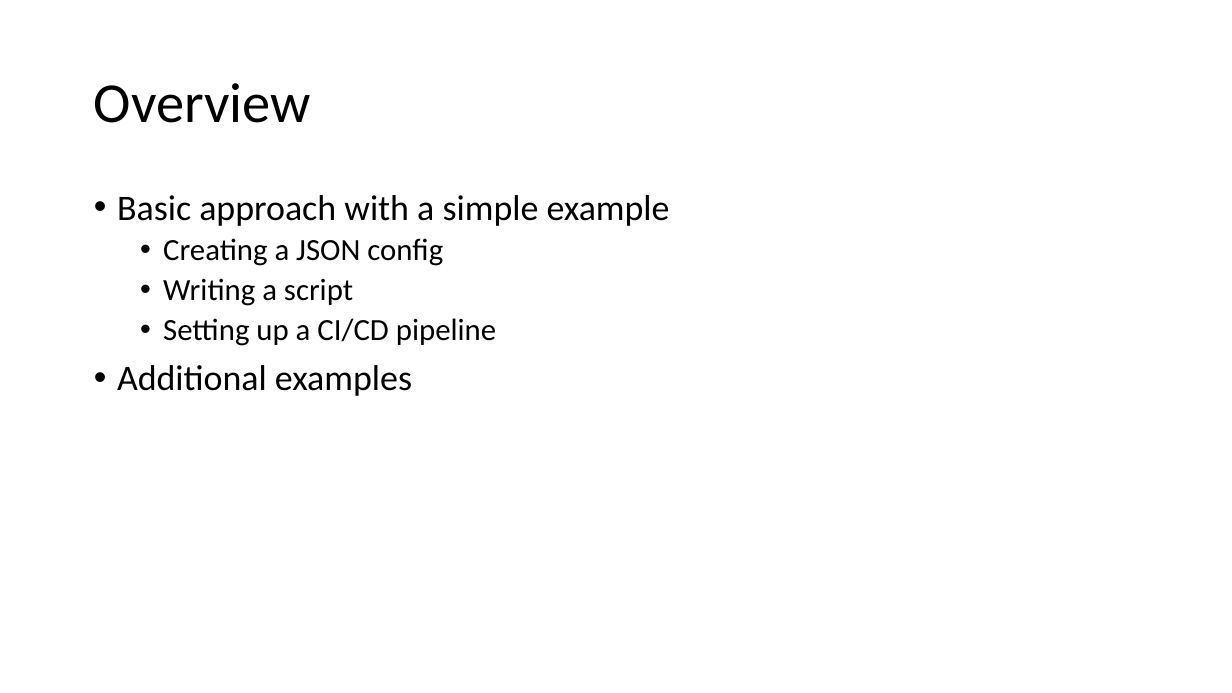
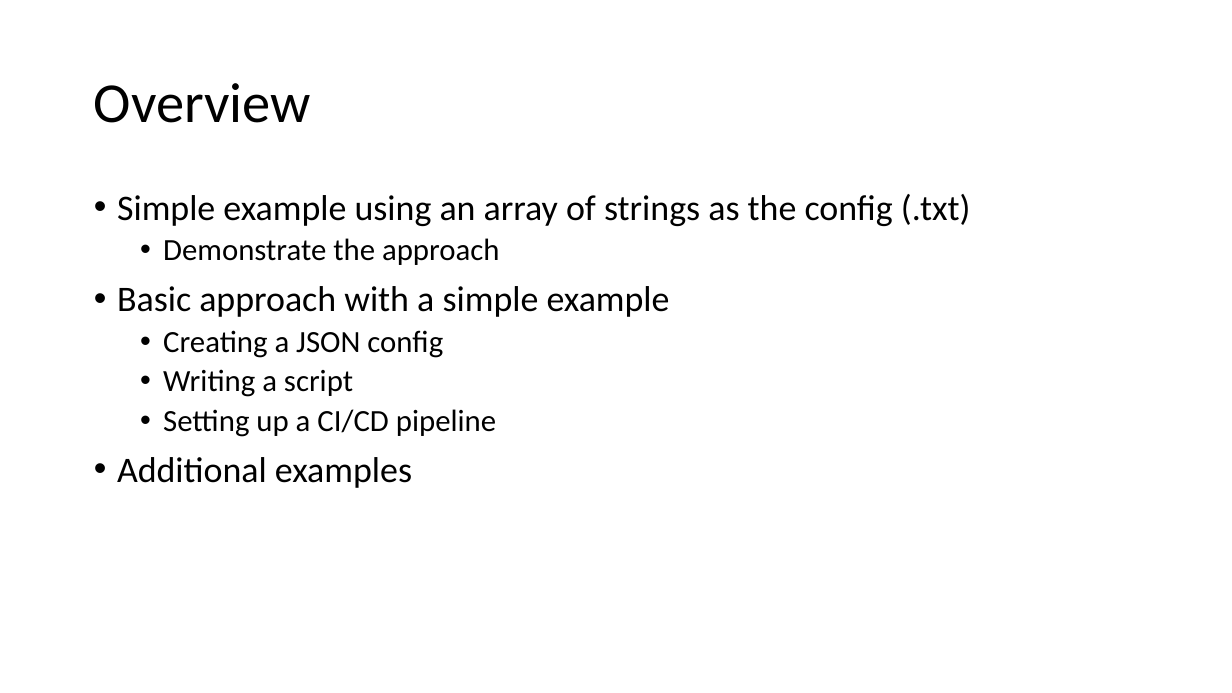
Before and after one commit to ThePoShWolf/Sessions, a slide deck: slide 6 of 2022-04-26 - aC the world! As Code for Anything/PowerShell Summit 2022 - aC the World!.pptx. Drawn at 1232x693 pixels with LibreOffice and Linux fonts; fonts in the diff are those of the drawing; background and template pictures are left out. Boxes give left, top, right and bottom in pixels: in the first picture for what was removed or moved away, otherwise in the second. Text is boxed around its words. In the diff, an @@ line names an element or a change of style, - is before the commit and + after.

Commit message:
updating overview

```diff
--- a/2022-04-26 - aC the world! As Code for Anything/PowerShell Summit 2022 - aC the World!.pptx
+++ b/2022-04-26 - aC the world! As Code for Anything/PowerShell Summit 2022 - aC the World!.pptx
@@ text at <box>117,194,971,265</box>: paragraphs added @@
+• Simple example using an array of strings as the config (.txt)
+  • Demonstrate the approach
```
